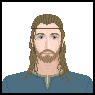
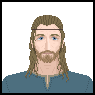
Revision of a layered w=95, h=95 image; what changed, layer by layer:
painted on "Background" over [29, 14, 66, 59]
